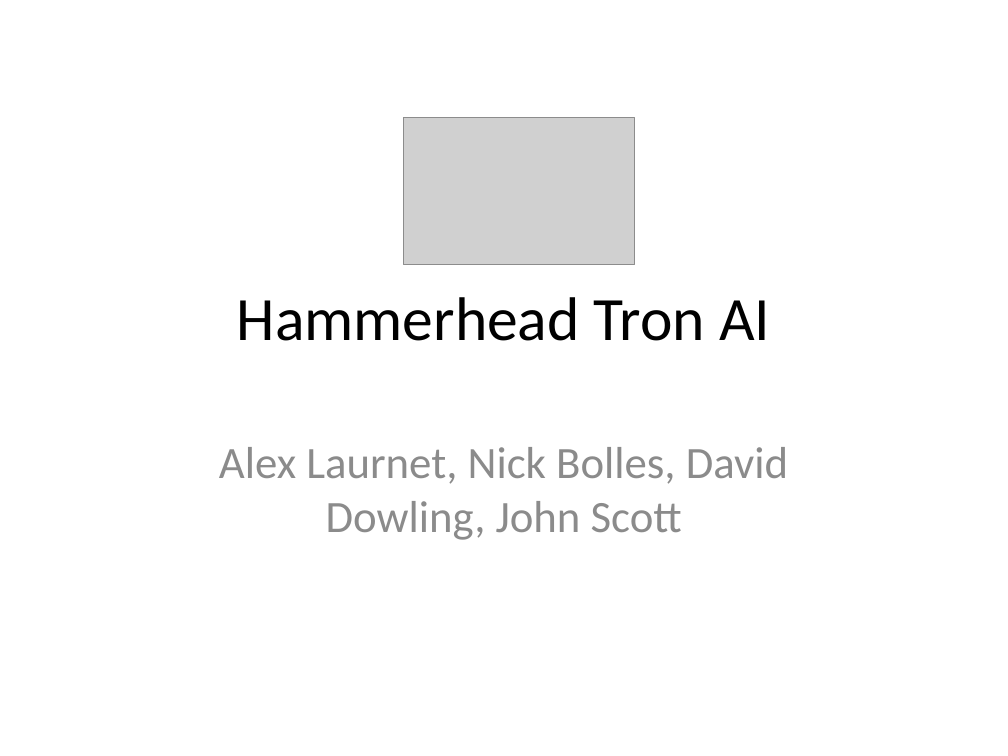
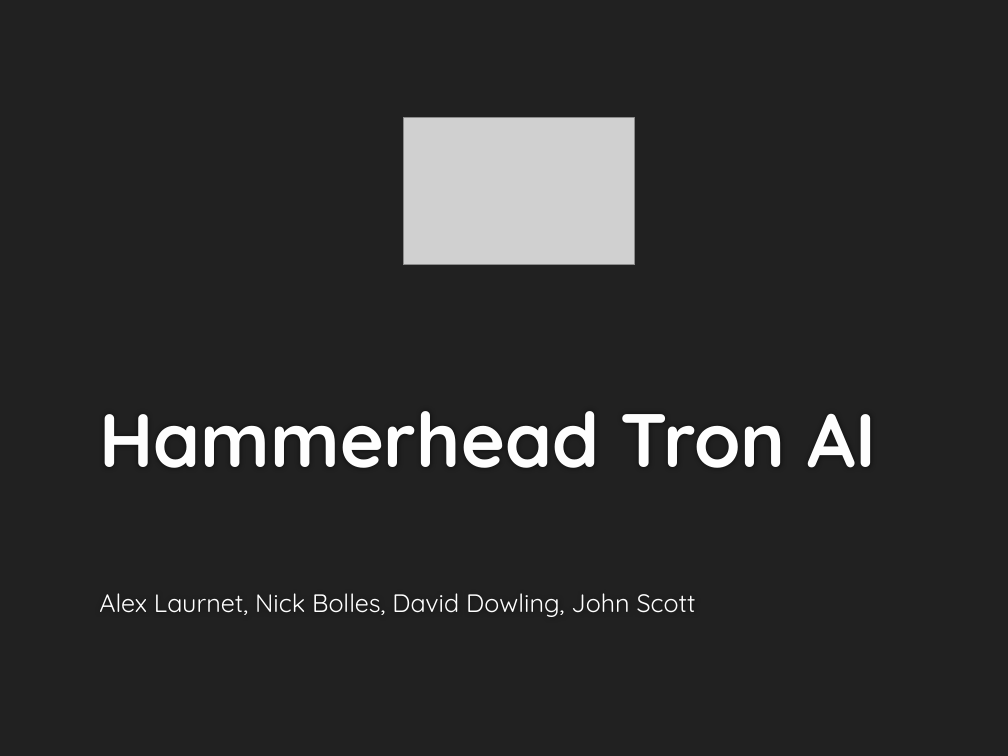
Before and after one commit to UWWAIProject/TronAI, a slide deck: slide 1 of Hammerhead Tron AI.pptx. Drawn at 1008x756 pixels with LibreOffice and Linux fonts; fonts in the diff are those of the drawing; grey boxes stand for pictures; background and template pictures are left out. Boxes give left, top, right and bottom in pixels: in the first picture for what was removed or moved away, otherwise in the second. Text is boxed around its words. In the diff, an @@ line names an element or a change of style, - is before the commit and + after.

```diff
--- a/Hammerhead Tron AI.pptx
+++ b/Hammerhead Tron AI.pptx
@@ background #FFFFFF to #212121 @@
@@ title "Hammerhead Tron AI": place and size @@
-title "Hammerhead Tron AI" at [237, 297, 770, 341]
+title "Hammerhead Tron AI" at [99, 411, 876, 468]
@@ title "Hammerhead Tron AI" at [99, 411, 876, 468]: size 44 to 54 pt, font Calibri to Quicksand, text colour #000000 to #FEFEFE, bold on; alignment centre to left; vertical alignment middle to bottom @@
@@ subtitle "Alex Laurnet, Nick Bolles, David ...": place and size @@
-subtitle "Alex Laurnet, Nick Bolles, David ..." at [219, 447, 788, 540]
+subtitle "Alex Laurnet, Nick Bolles, David ..." at [99, 593, 696, 617]
@@ subtitle "Alex Laurnet, Nick Bolles, David ..." at [99, 593, 696, 617]: size 32 to 18 pt, font Calibri to Quicksand, text colour #8C8C8C to #FFFFFF; alignment centre to left; more space between paragraphs @@
```
Also in this commit, not shown: 5 other slides changed, 2 slides added, 1 slide removed.
